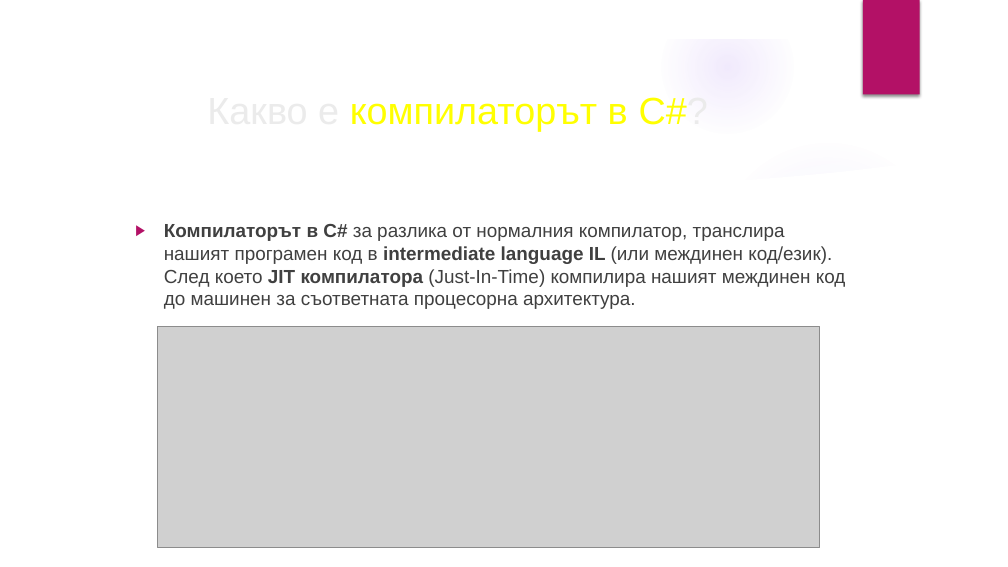
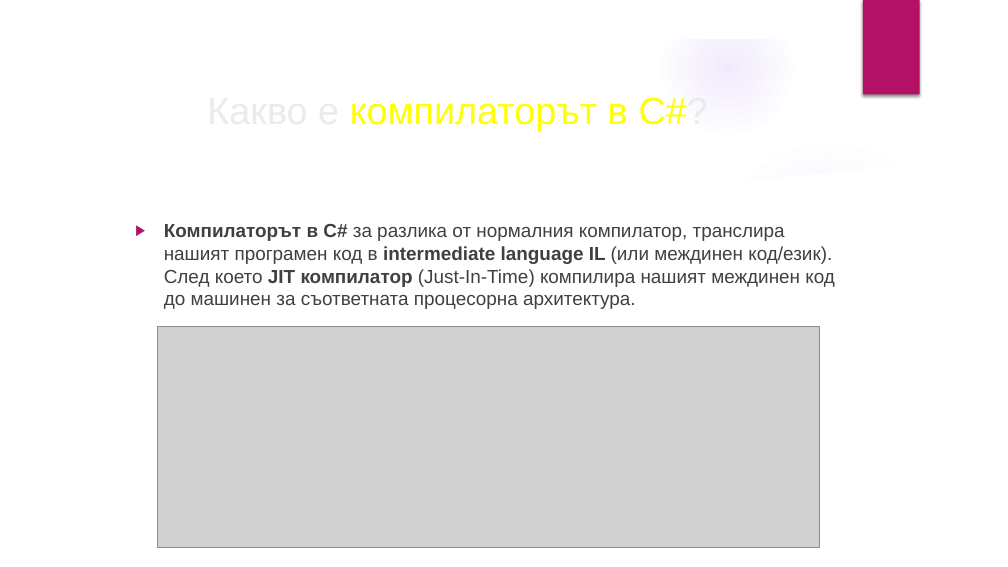
Before and after one commit to velizar92/CSharp-Programming-Presentations, a slide deck: slide 10 of C# Basics.pptx (slide 8 before the commit). Drawn at 1008x567 pixels with LibreOffice and Linux fonts; fonts in the diff are those of the drawing; grey boxes stand for pictures; background and template pictures are left out. Boxes give left, top, right and bottom in pixels: in the first picture for what was removed or moved away, otherwise in the second. Text is boxed around its words. In the diff, an @@ line names an element or a change of style, - is before the commit and + after.

Commit message:
Latest presentation changes

```diff
--- a/C# Basics.pptx
+++ b/C# Basics.pptx
@@ text at [164,224,835,309]: text changed @@
-▶ Компилаторът в C# за разлика от нормалния компилатор, транслира нашият програмен код в intermediate language IL (или междинен код/език). След което JIT компилатора (Just-In-Time) компилира нашият междинен код до машинен за съответната процесорна архитектура.
+▶ Компилаторът в C# за разлика от нормалния компилатор, транслира нашият програмен код в intermediate language IL (или междинен код/език). След което JIT компилатор (Just-In-Time) компилира нашият междинен код до машинен за съответната процесорна архитектура.
```
Also in this commit, not shown: 7 other slides changed, 16 slides added, 2 slides removed.
